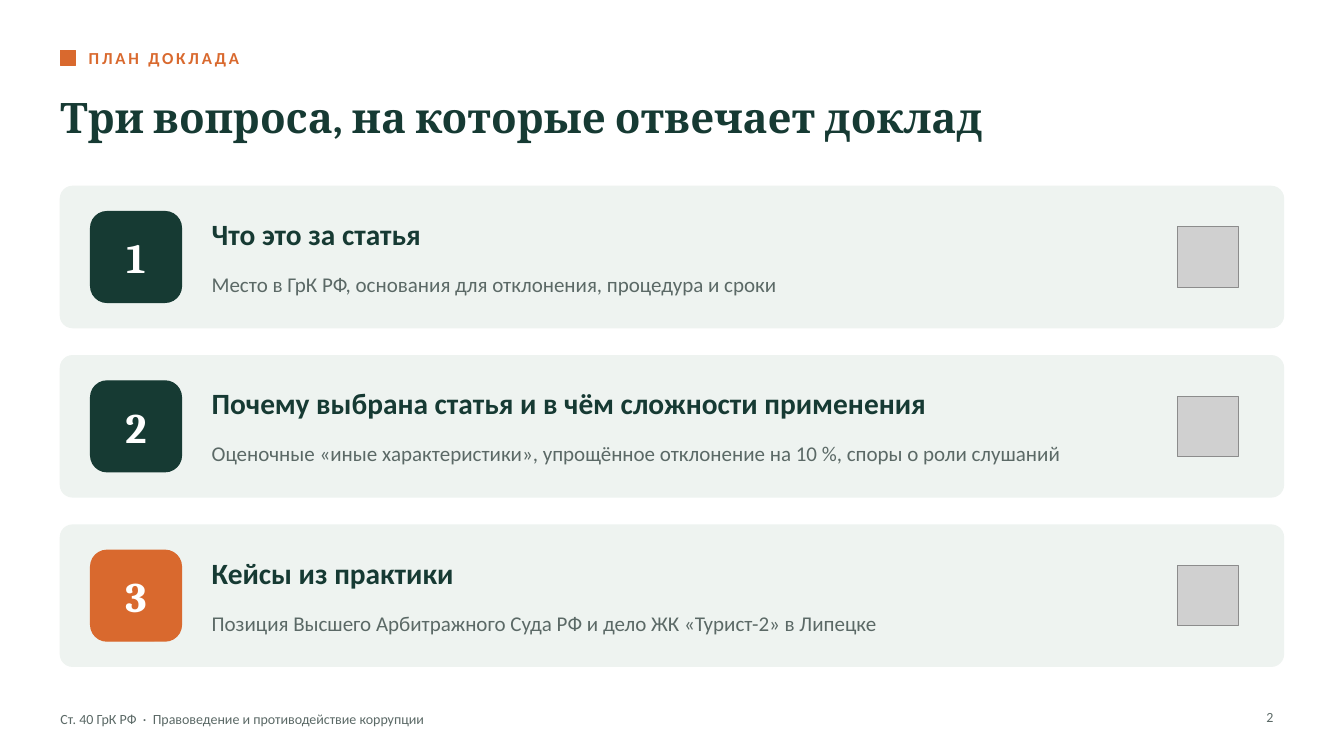
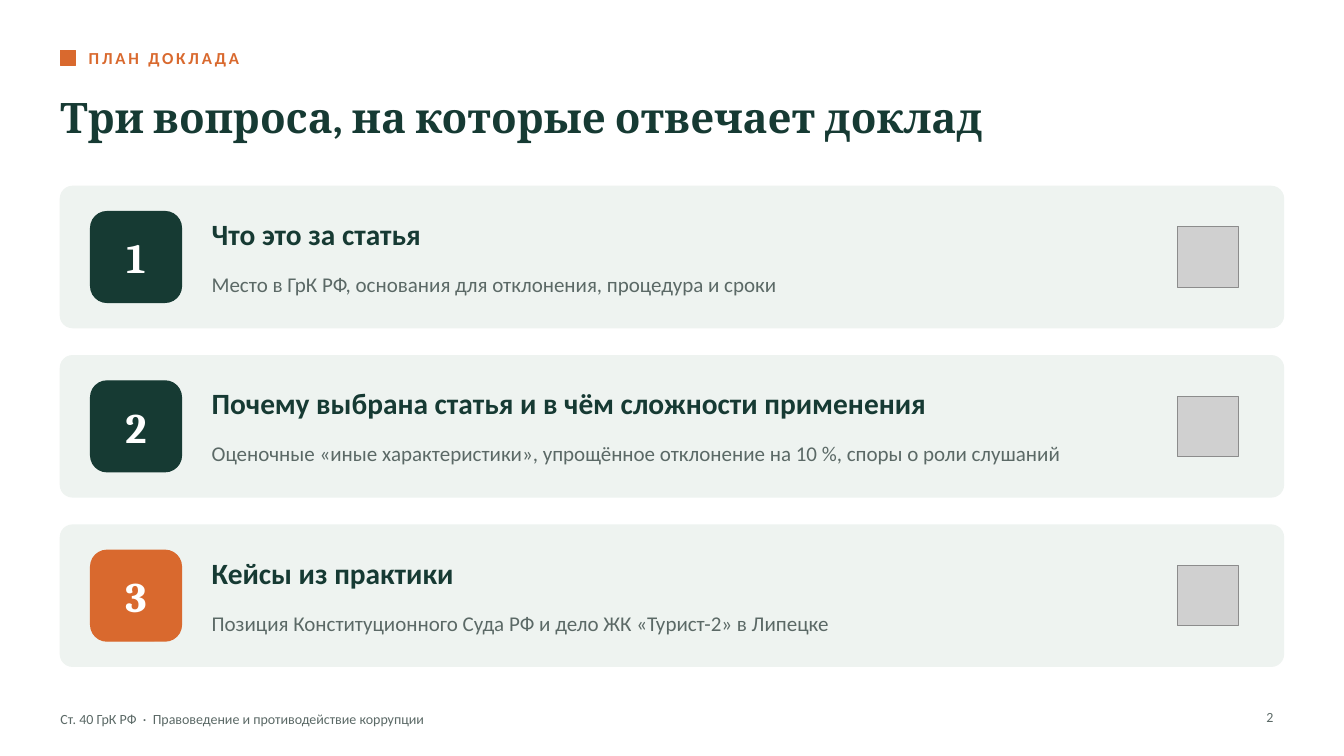
Before and after one commit to danok12/danok12, a slide deck: slide 2 of ucheba/pravovedenie-grk/Ст. 40 ГрК РФ — презентация.pptx. Drawn at 1344x756 pixels with LibreOffice and Linux fonts; fonts in the diff are those of the drawing; grey boxes stand for pictures. Boxes give left, top, right and bottom in pixels: in the first picture for what was removed or moved away, otherwise in the second. Text is boxed around its words. In the diff, an @@ line names an element or a change of style, - is before the commit and + after.

```diff
--- a/ucheba/pravovedenie-grk/Ст. 40 ГрК РФ — презентация.pptx
+++ b/ucheba/pravovedenie-grk/Ст. 40 ГрК РФ — презентация.pptx
@@ text at bbox=[212, 617, 829, 635]: text changed @@
-Позиция Высшего Арбитражного Суда РФ и дело ЖК «Турист-2» в Липецке
+Позиция Конституционного Суда РФ и дело ЖК «Турист-2» в Липецке
```
Also in this commit, not shown: 1 other slide changed, 5 other files.
